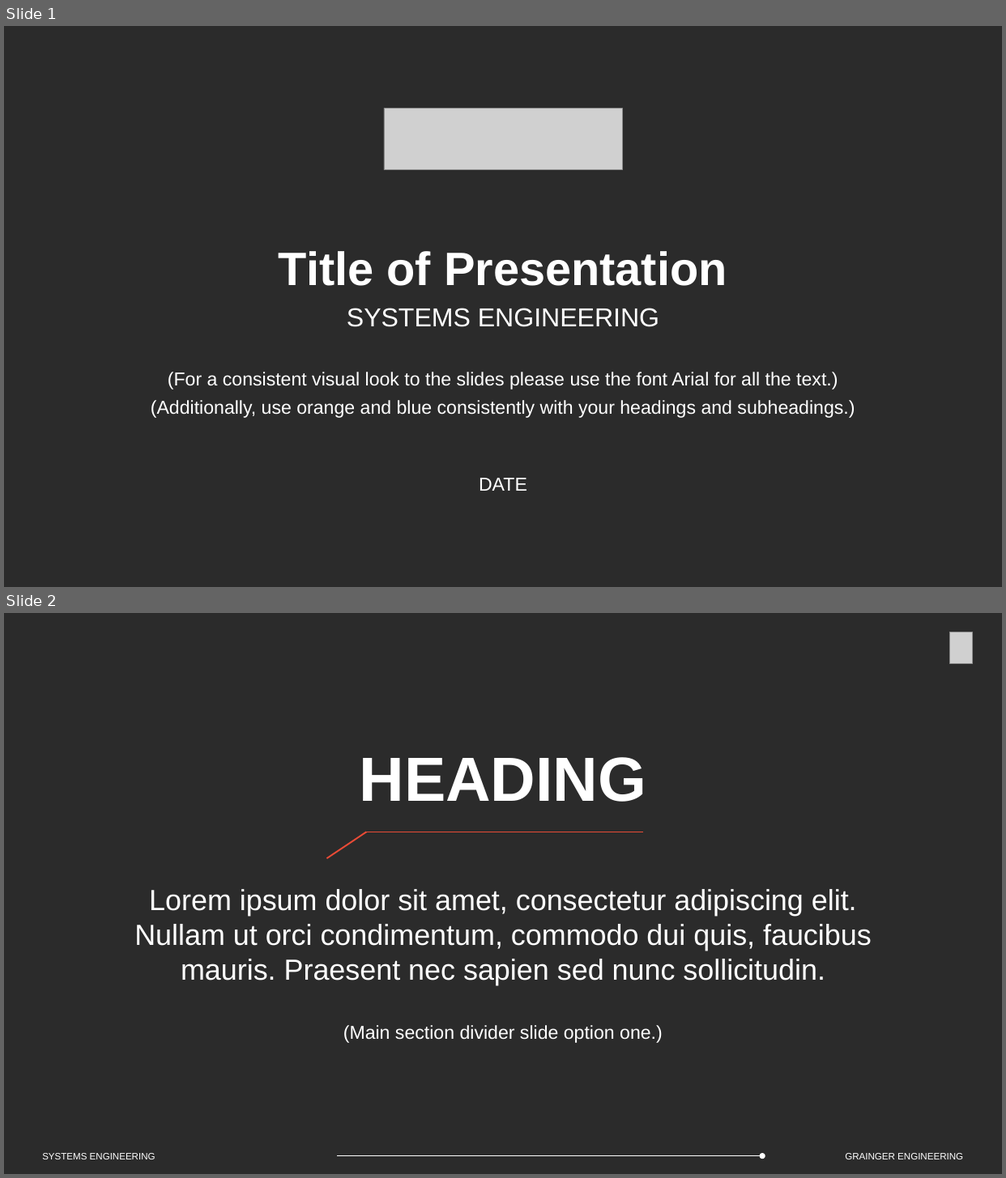
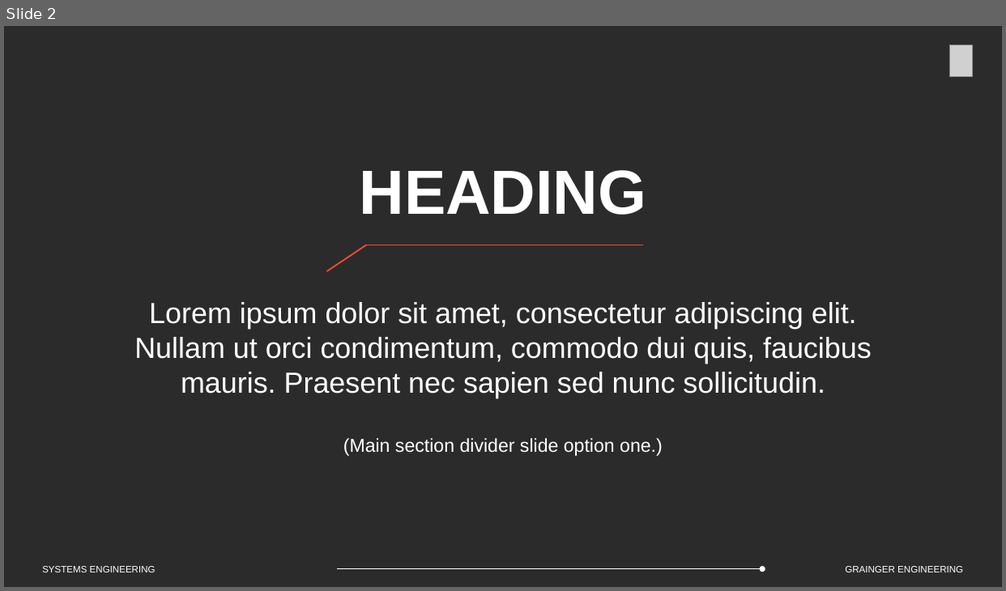
Before and after one commit to Marius-Juston/SE-423---Class-Material, a slide deck: Lectures/Slides/SE-Deck-Template.pptx. Shown one above the other, each under a label of ours: slides 1 and 2 before the commit, slide 2 after it. The pictures are 1006x1178 and 1006x591 pixels, drawn with LibreOffice and Linux fonts; fonts in the diff are those of the drawing; grey boxes stand for pictures; background and template pictures are left out; a plain dark background stands for a picture behind light text. Boxes give left, top, right and bottom in pixels: in the first picture for what was removed or moved away, otherwise in the second. Text is boxed around its words. In the diff, an @@ line names an element or a change of style, - is before the commit and + after.

```diff
--- a/Lectures/Slides/SE-Deck-Template.pptx
+++ b/Lectures/Slides/SE-Deck-Template.pptx
@@ slide 1 removed at (4,26,1002,587), background picture (left out) @@
@@ picture removed at (385,109,622,170) @@
@@ text removed at (151,251,854,418) @@
-Title of Presentation
-SYSTEMS ENGINEERING
-(For a consistent visual look to the slides please use the font Arial for all the text.)
-(Additionally, use orange and blue consistently with your headings and subheadings.)
@@ text removed at (479,478,527,491) @@
-DATE
```
Also in this commit, not shown: 2 slides added.
